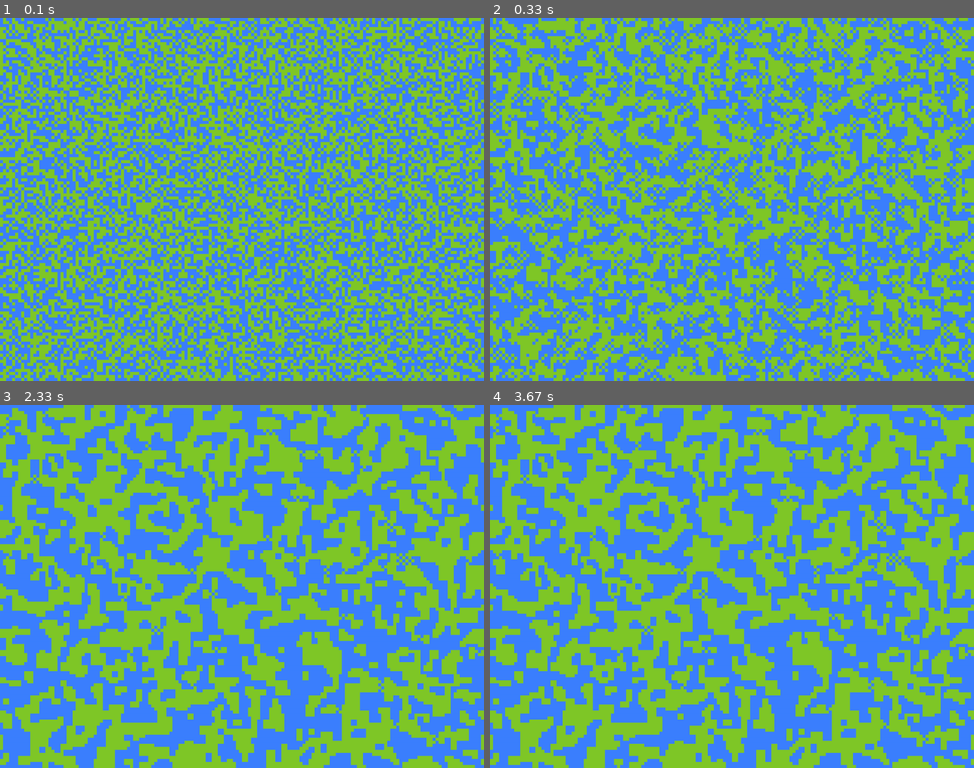
Above: before the commit, frames 1-4 (two rows, left to right).
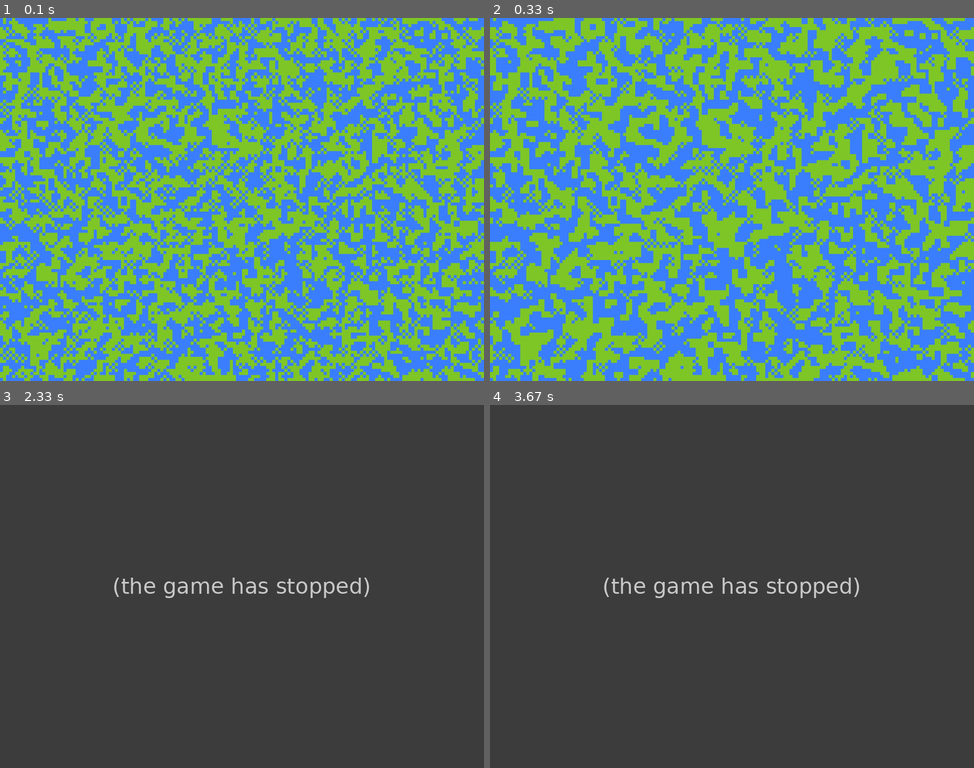
Above: after the commit, the same moments.

Repository: Eviber/ldjam41
Game: pygame game, started from level_gen.py
The game is run twice, just before and just after one commit, with the same random seed, the same clock (stepped at 60 frames per second) and the same inputs.
Inputs:
- Up to frame 1 (0.1 s): no input
- Up to frame 2 (0.33 s): no input
- Up to frame 3 (2.33 s): no input
- Up to frame 4 (3.67 s): no input

The runs differ from the first frame. In frame 1, 36% of the frame differs, in the area x 0-100%, y 0-100%; in frame 2, 22%; in frame 3, 100%; in frame 4, 100%.
After the commit the program exited at 2.2 s; later frames show no game.

Commit message:
Map gen functional with cleanup. Other algorithms should be tested; as well as random walk seeds

Diff:
--- a/level_gen.py
+++ b/level_gen.py
@@ -1,5 +1,6 @@
 import pygame
 import random
+import copy
 
 pygame.init()
 win_wd = 1600
@@ -15,6 +16,7 @@
 
 clock = pygame.time.Clock()
 
+
 class Cell:
     def __init__(self, color, grid, pos):
         self.color = color
@@ -23,6 +25,9 @@
 
     def __repr__(self):
         return str(self.color)
+
+    def __eq__(self, other):
+        return self.color == other.color
 
 
 class CellGrid:
@@ -79,7 +84,8 @@
                             else:
                                 return i if vrand else j
                 return maxint
-
+            if mode == 4:
+                return self.colornb - maxint - 1
 
 
 
@@ -132,19 +138,63 @@
                 pygame.draw.rect(self.screen, self.colors[cell.color],
                                  pygame.Rect(cell.pos, (self.cell_width, self.cell_height)))
 
+    def clean(self, boolgrid):
+        #boolgrid should be false on unstable spots
+        for y in range(self.height):
+            for x in range(self.width):
+                if not boolgrid[y][x]:
+                    self.grid[y][x] = Cell(0, self.grid, (x, y))
+
+    def __eq__(self, other):
+        if self.width != other.width or self.height != other.height:
+            return False
+        for y in range(self.height):
+            for x in range(self.width):
+                if self.grid[y][x] != other.grid[y][x]:
+                    return False
+        return True
+
+    def __and__(self, other):
+        return [[self.grid[y][x] == other.grid[y][x] for x in range(self.width)] for y in range(self.height)]
+
+    def __str__(self):
+        s = ""
+        for y in range(self.height):
+            row = ""
+            for x in range(self.width):
+                row += str(self.grid[y][x])
+            row = "\"" + row + "\",\n"
+            s += row
+        return s
 
 
 random.seed(4201337)
+
 grid = CellGrid(2, 160, 120, screen)
+print(grid)
+gparent = copy.copy(grid)
+grid.update()
+print(grid)
+parent = copy.copy(grid)
+
 
 while not done:
     for event in pygame.event.get():
         if event.type == pygame.QUIT:
             done = True
 
-
     screen.fill((0, 0, 0))
     grid.display()
     pygame.display.flip()
     grid.update()
+    print(gparent)
+    print(grid)
+    if grid == gparent:
+        unstables = gparent & parent
+        grid.clean(unstables)
+        print(grid)
+        break
+    else:
+        gparent = copy.copy(parent)
+        parent = copy.copy(grid)
     clock.tick(5)
